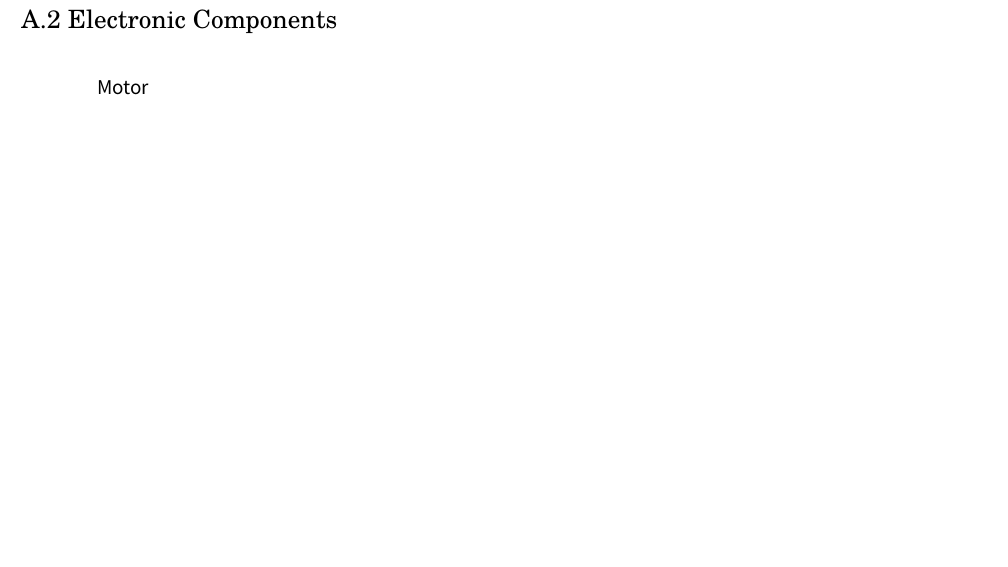
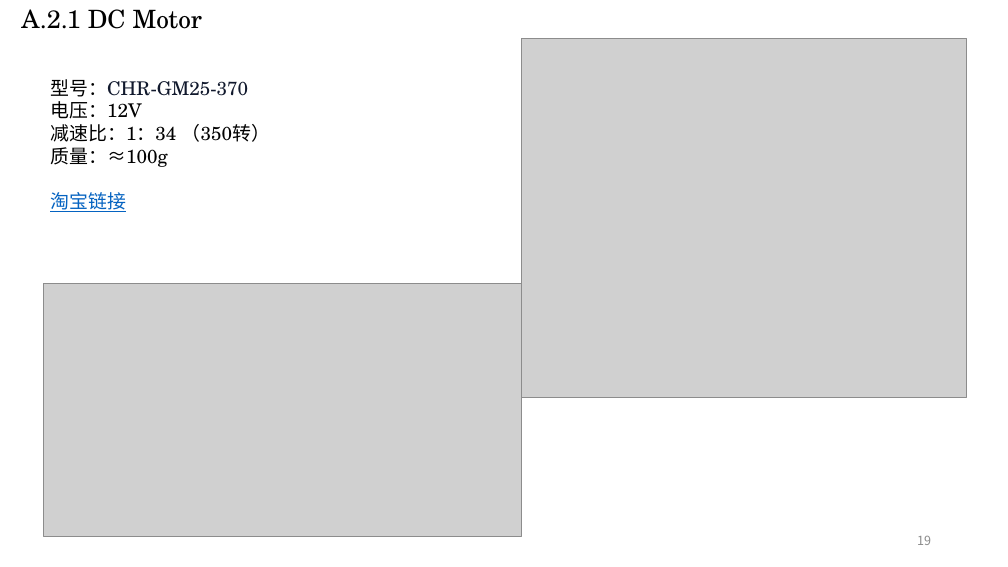
Before and after one commit to AC-Mnky/trium, a slide deck: slide 19 of doc/SystemDesign.pptx (slide 18 before the commit). Drawn at 1008x567 pixels with LibreOffice and Linux fonts; fonts in the diff are those of the drawing; grey boxes stand for pictures. Boxes give left, top, right and bottom in pixels: in the first picture for what was removed or moved away, otherwise in the second. Text is boxed around its words. In the diff, an @@ line names an element or a change of style, - is before the commit and + after.

Commit message:
Update SystemDesign.pptx
Add the motor documentation in the doc

```diff
--- a/doc/SystemDesign.pptx
+++ b/doc/SystemDesign.pptx
@@ text at box(21, 9, 203, 29): text changed @@
-A.2 Electronic Components
+A.2.1 DC Motor
@@ picture added at box(522, 38, 967, 397) @@
@@ text added at box(50, 79, 270, 212), 18 pt, text #000000 @@
+型号：CHR-GM25-370
+电压：12V
+减速比：1：34 （350转）
+质量：≈100g
+淘宝链接
@@ text removed at box(97, 80, 149, 95) @@
-Motor
@@ picture added at box(43, 284, 522, 536) @@
@@ page number added at box(917, 536, 931, 545), 12 pt, text #8C8C8C @@
+19
```
Also in this commit, not shown: 17 other slides changed, 3 slides added.
